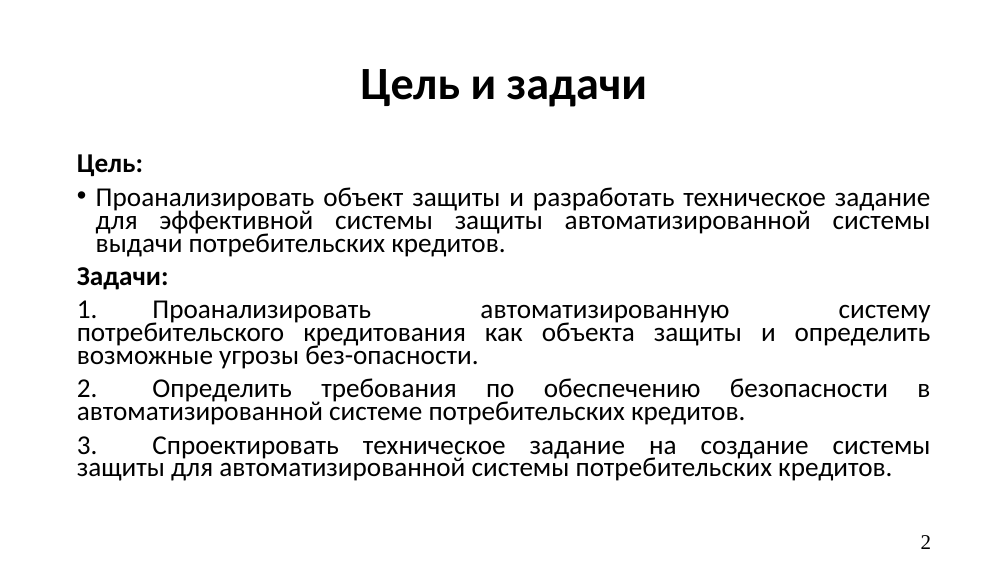
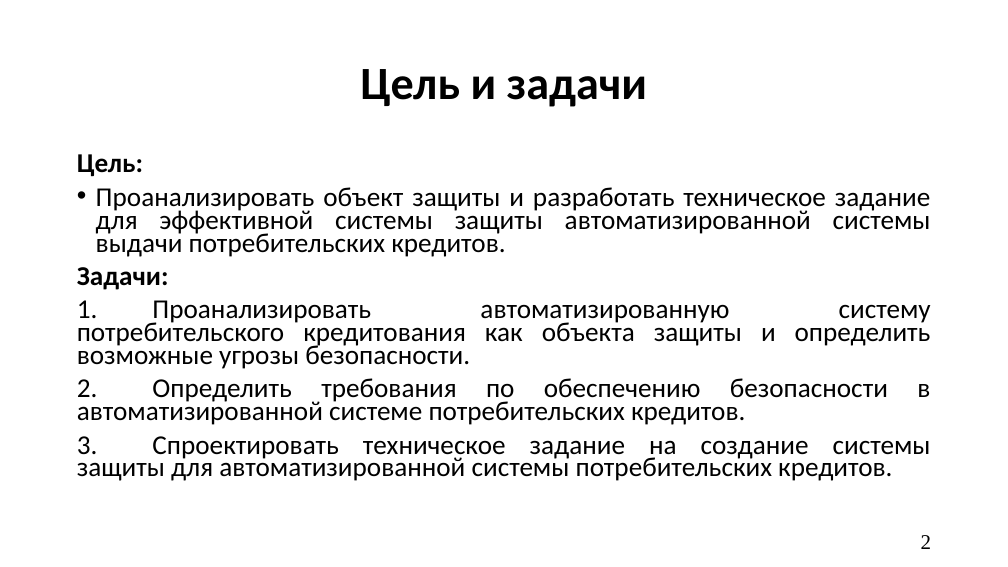
Before and after one commit to A1ex1in/3k2sKursachi, a slide deck: slide 2 of анацкая/КП/КР ЧигаревА.Ю. БИб-21Э1 ТПЗАС.pptx. Drawn at 1008x567 pixels with LibreOffice and Linux fonts; fonts in the diff are those of the drawing. Boxes give left, top, right and bottom in pixels: in the first picture for what was removed or moved away, otherwise in the second. Text is boxed around its words. In the diff, an @@ line names an element or a change of style, - is before the commit and + after.

```diff
--- a/анацкая/КП/КР ЧигаревА.Ю. БИб-21Э1 ТПЗАС.pptx
+++ b/анацкая/КП/КР ЧигаревА.Ю. БИб-21Э1 ТПЗАС.pptx
@@ text at bbox=[77, 300, 931, 369]: text changed @@
-1. Проанализировать автоматизированную систему потребительского кредитования как объекта защиты и определить возможные угрозы без-опасности.
+1. Проанализировать автоматизированную систему потребительского кредитования как объекта защиты и определить возможные угрозы безопасности.
```
Also in this commit, not shown: 3 other slides changed, 1 slide removed.
